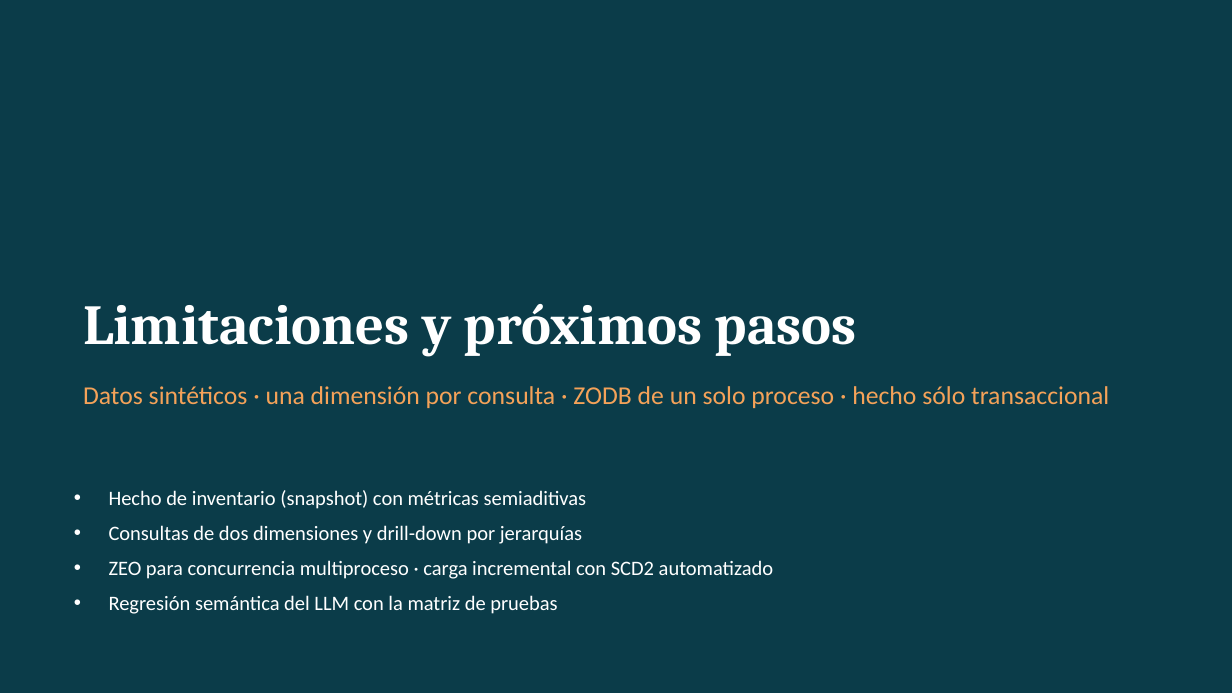
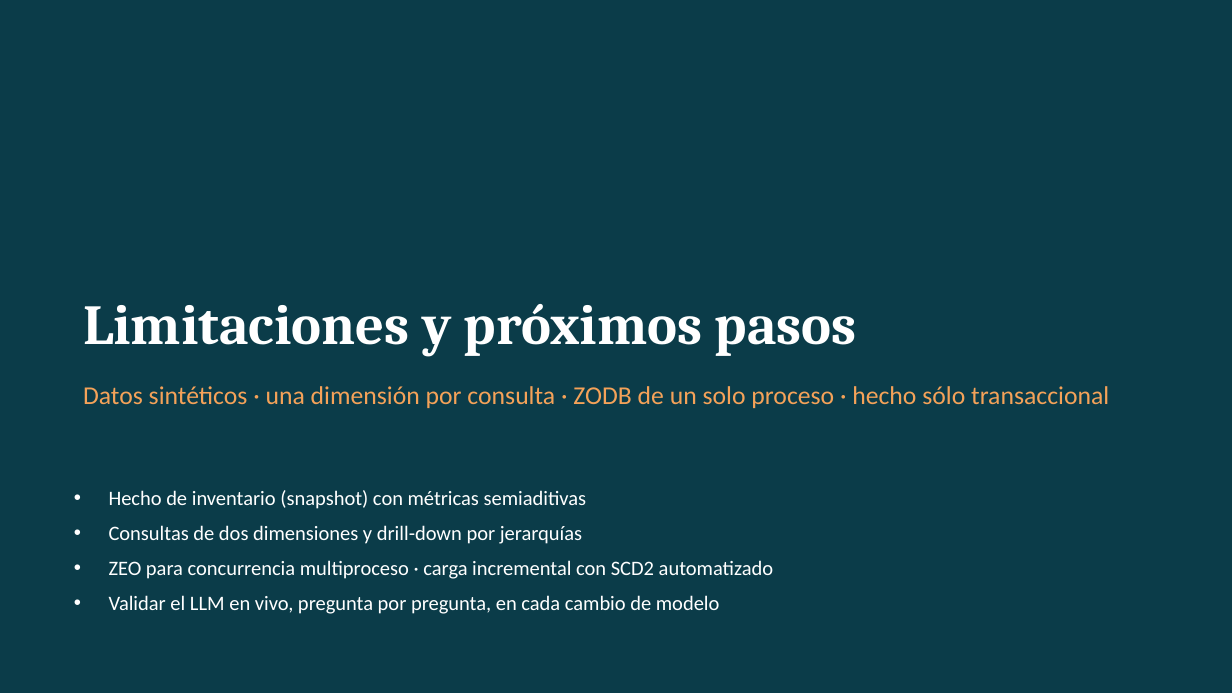
Before and after one commit to mathiascg05/parcial01-agente-ia, a slide deck: slide 13 of entregables/Equipo02_Defensa.pptx. Drawn at 1232x693 pixels with LibreOffice and Linux fonts; fonts in the diff are those of the drawing. Boxes give left, top, right and bottom in pixels: in the first picture for what was removed or moved away, otherwise in the second. Text is boxed around its words. In the diff, an @@ line names an element or a change of style, - is before the commit and + after.

```diff
--- a/entregables/Equipo02_Defensa.pptx
+++ b/entregables/Equipo02_Defensa.pptx
@@ text at [109,595,720,614]: text changed @@
-• Regresión semántica del LLM con la matriz de pruebas
+• Validar el LLM en vivo, pregunta por pregunta, en cada cambio de modelo
```
Also in this commit, not shown: 1 other slide changed, 3 other files.
